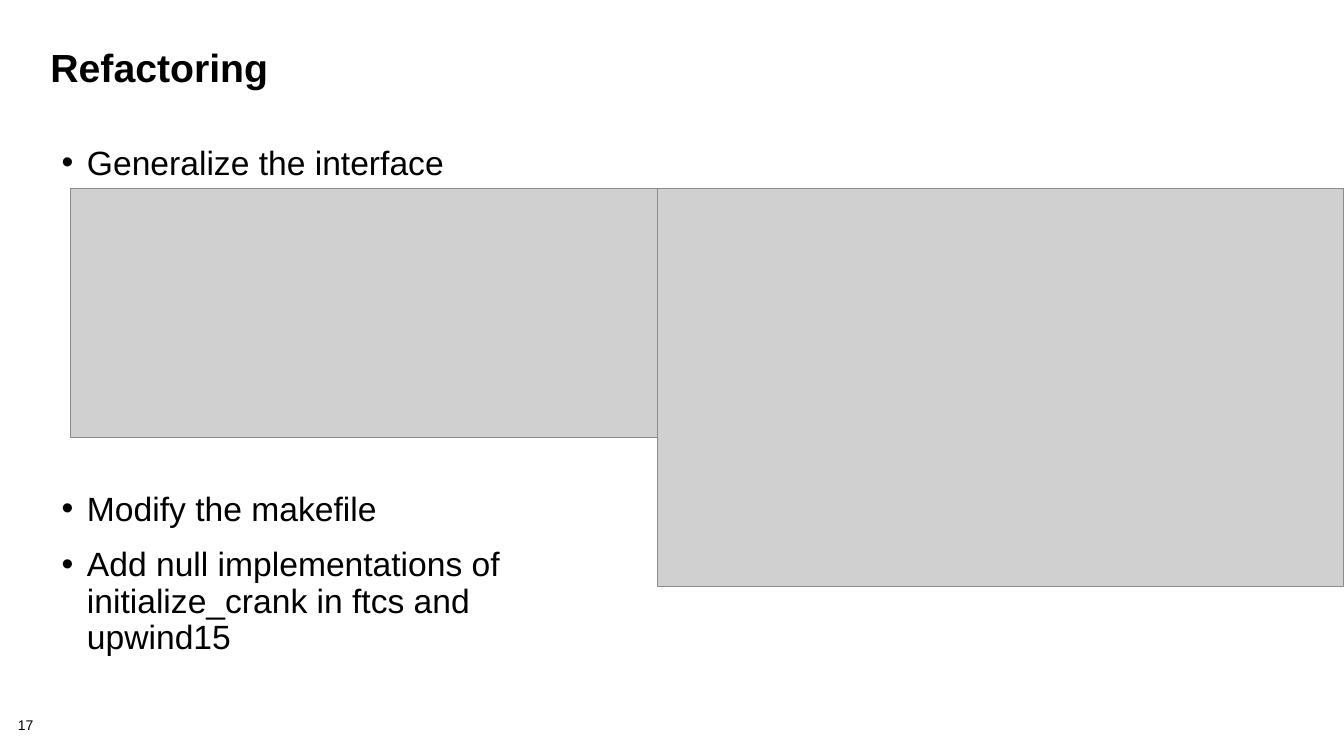
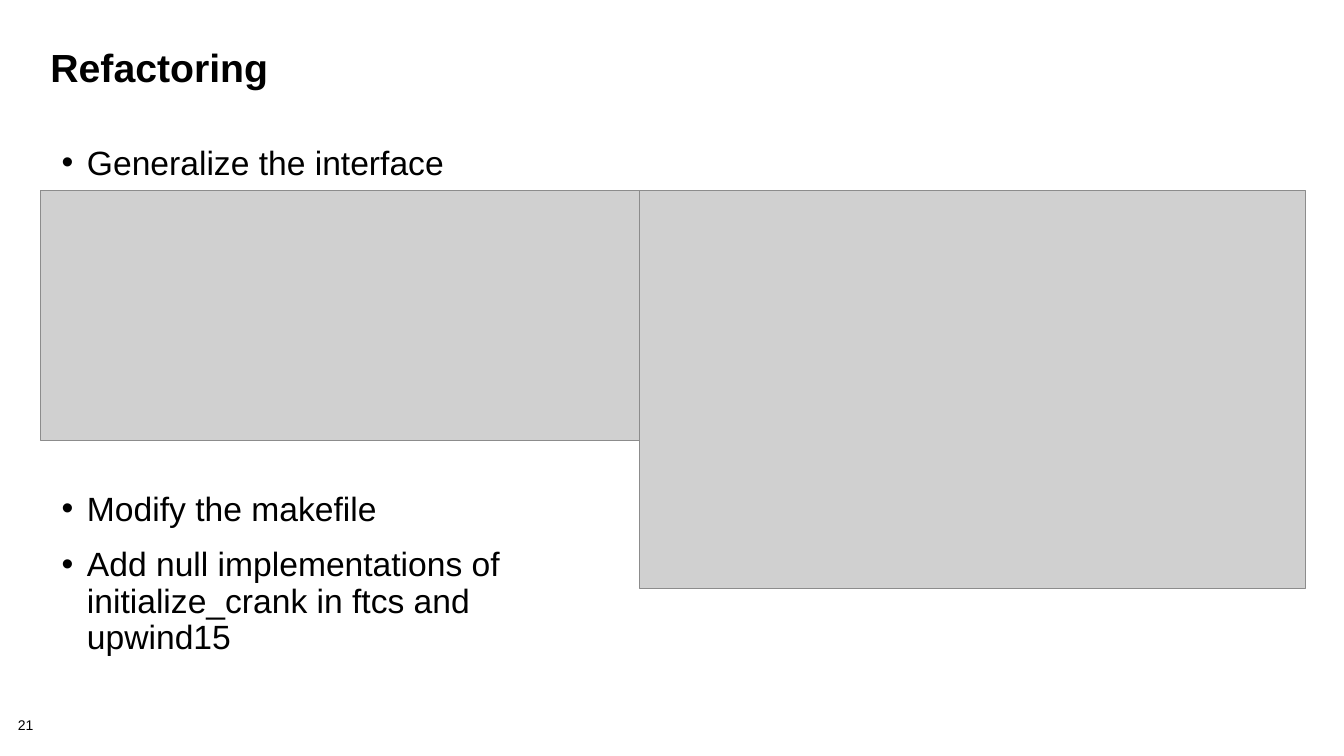
Before and after one commit to bssw-tutorial/presentations, a slide deck: slide 21 of refactoring.pptx (slide 17 before the commit). Drawn at 1344x756 pixels with LibreOffice and Linux fonts; fonts in the diff are those of the drawing; grey boxes stand for pictures; background and template pictures are left out. Boxes give left, top, right and bottom in pixels: in the first picture for what was removed or moved away, otherwise in the second. Text is boxed around its words. In the diff, an @@ line names an element or a change of style, - is before the commit and + after.

Commit message:
refactoring reworked for SC21

```diff
--- a/refactoring.pptx
+++ b/refactoring.pptx
@@ picture: place and size @@
-picture at (71, 189, 669, 438)
+picture at (40, 191, 639, 440)
@@ picture: place and size @@
-picture at (657, 189, 1344, 586)
+picture at (639, 191, 1305, 588)
@@ page number at (18, 720, 34, 730): text changed @@
-17
+21
```
Also in this commit, not shown: 7 other slides changed, 15 slides added.
